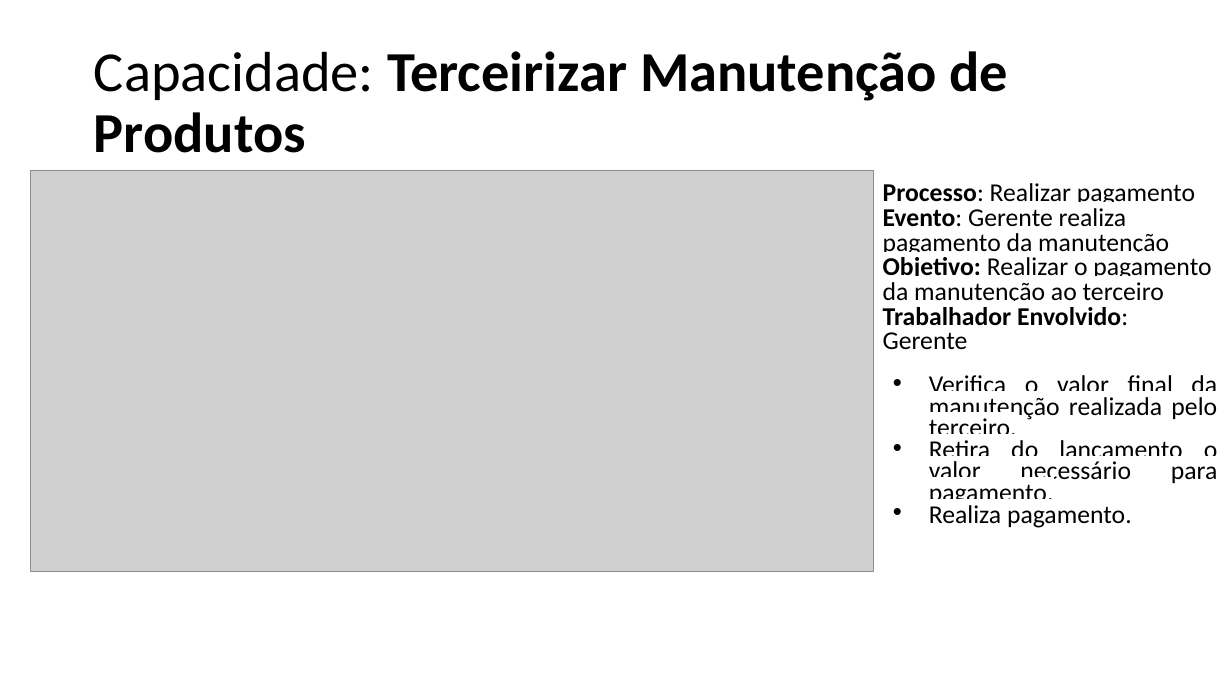
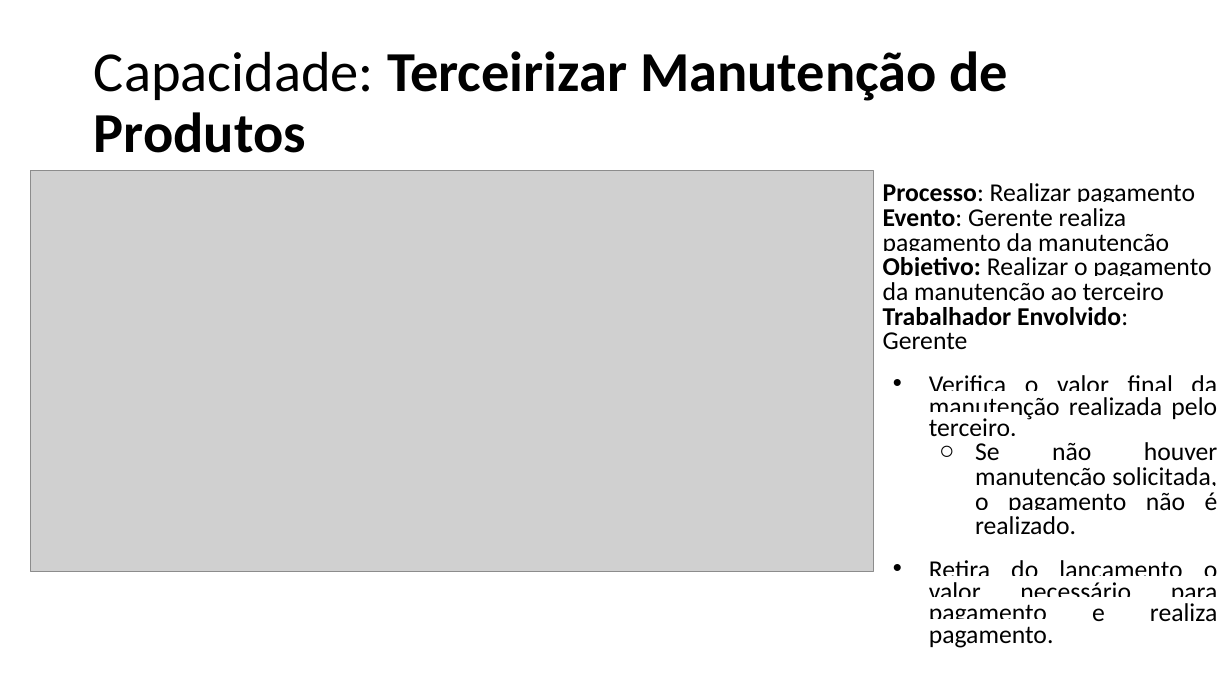
Before and after one commit to emersonsoaresdasilva/projeto-ope, a slide deck: slide 22 of 18-Descrição dos Processos de Negócio.pptx. Drawn at 1232x693 pixels with LibreOffice and Linux fonts; fonts in the diff are those of the drawing; grey boxes stand for pictures. Boxes give left, top, right and bottom in pixels: in the first picture for what was removed or moved away, otherwise in the second. Text is boxed around its words. In the diff, an @@ line names an element or a change of style, - is before the commit and + after.

```diff
--- a/18-Descrição dos Processos de Negócio.pptx
+++ b/18-Descrição dos Processos de Negócio.pptx
@@ text at (929, 442, 1218, 648): text changed @@
-• Retira do lançamento o valor necessário para pagamento.
-• Realiza pagamento.
+  ○ Se não houver manutenção solicitada, o pagamento não é realizado.
+• Retira do lançamento o valor necessário para pagamento e realiza pagamento.
```
Also in this commit, not shown: 22 other slides changed, 13 other files.
